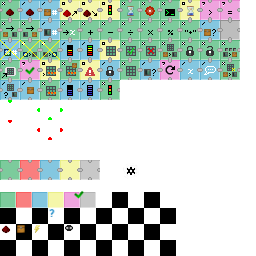
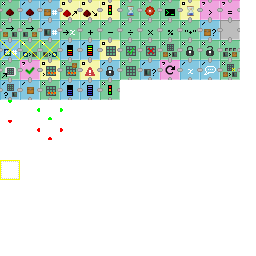
Layered file, before and after one edit (256×256). Changes by layer:
removed layer "Pasted Layer #15" over (x1=49, y1=209, x2=55, y2=217)
removed layer "Pasted Layer #13" over (x1=65, y1=225, x2=73, y2=231)
removed layer "Pasted Layer #2" over (x1=34, y1=225, x2=40, y2=233)
removed layer "Pasted Layer #1" over (x1=17, y1=225, x2=25, y2=233)
removed layer "Pasted Layer" over (x1=1, y1=225, x2=11, y2=234)
removed layer "check-yes-ok-icone-8500-96.png" over (x1=74, y1=190, x2=84, y2=199)
painted on "icons.png" over (x1=0, y1=160, x2=176, y2=256)
